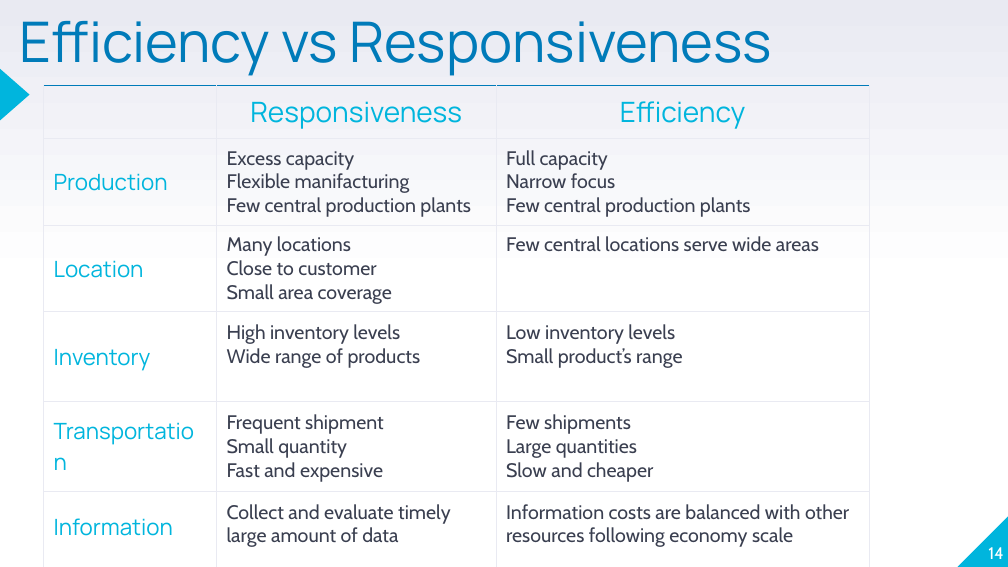
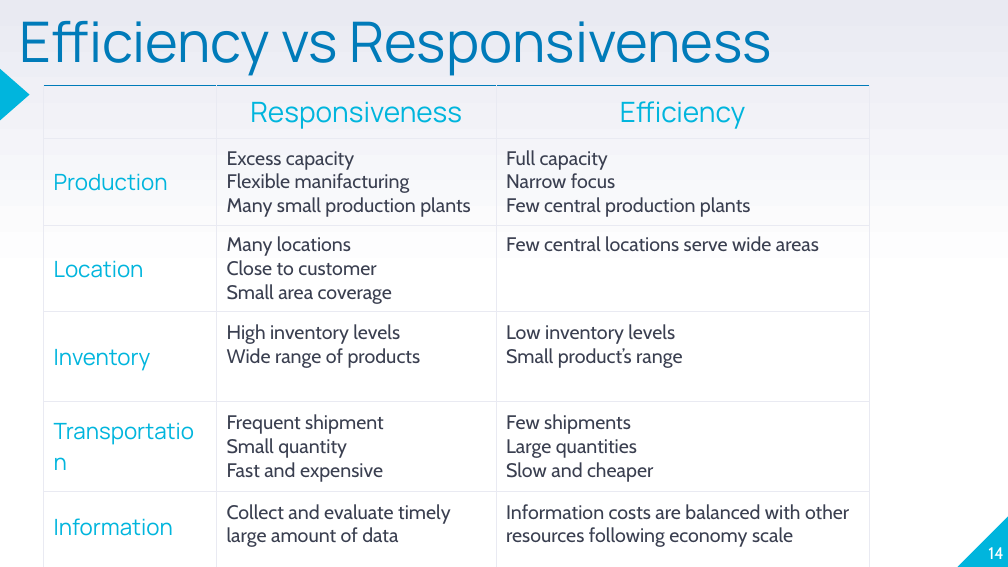
Before and after one commit to stefanofiorenza/KNITS, a slide deck: slide 14 of Presentations/Logistics/KNITS-SupplyChainIntroduction.pptx. Drawn at 1008x567 pixels with LibreOffice and Linux fonts; fonts in the diff are those of the drawing; background and template pictures are left out. Boxes give left, top, right and bottom in pixels: in the first picture for what was removed or moved away, otherwise in the second. Text is boxed around its words. In the diff, an @@ line names an element or a change of style, - is before the commit and + after.

```diff
--- a/Presentations/Logistics/KNITS-SupplyChainIntroduction.pptx
+++ b/Presentations/Logistics/KNITS-SupplyChainIntroduction.pptx
@@ table at (x1=43, y1=85, x2=869, y2=567) @@
-row 2, column 2: Excess capacity / Flexible manifacturing / Few central production plants
+row 2, column 2: Excess capacity / Flexible manifacturing / Many small production plants
```
Also in this commit, not shown: 9 other files.
